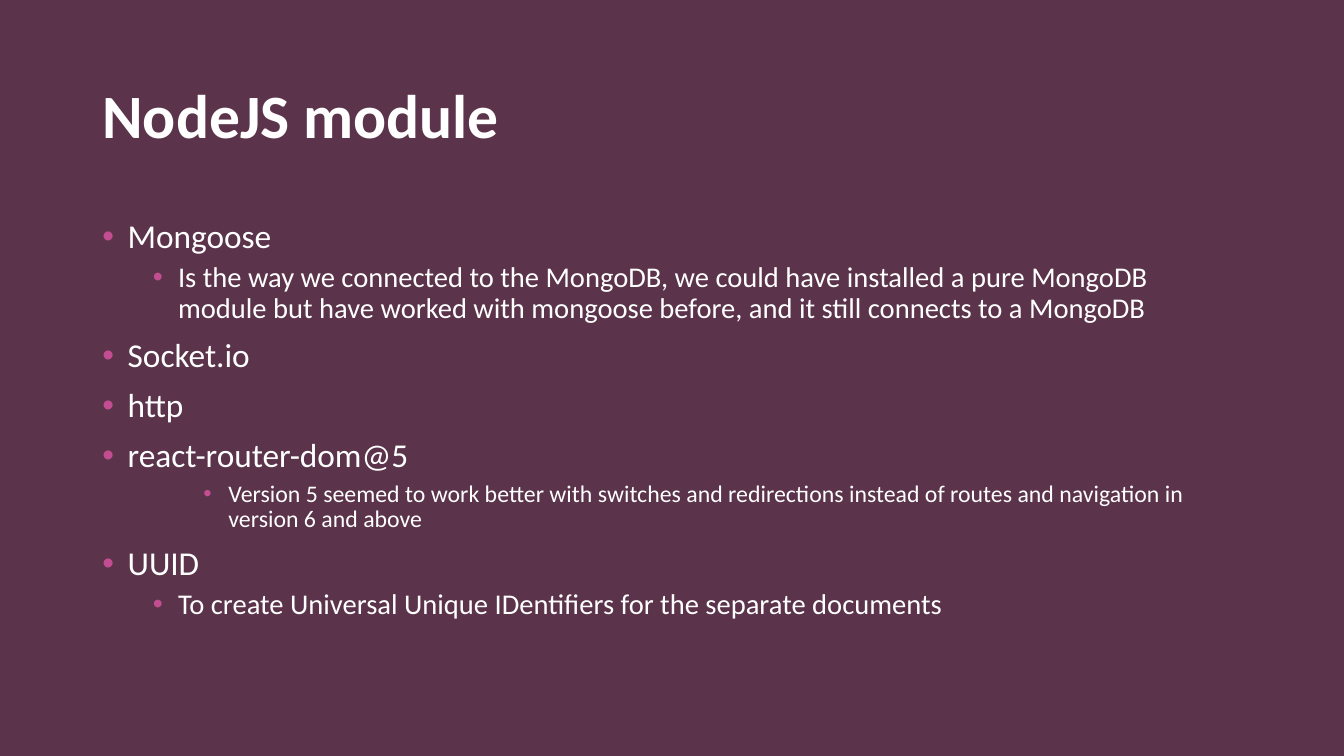
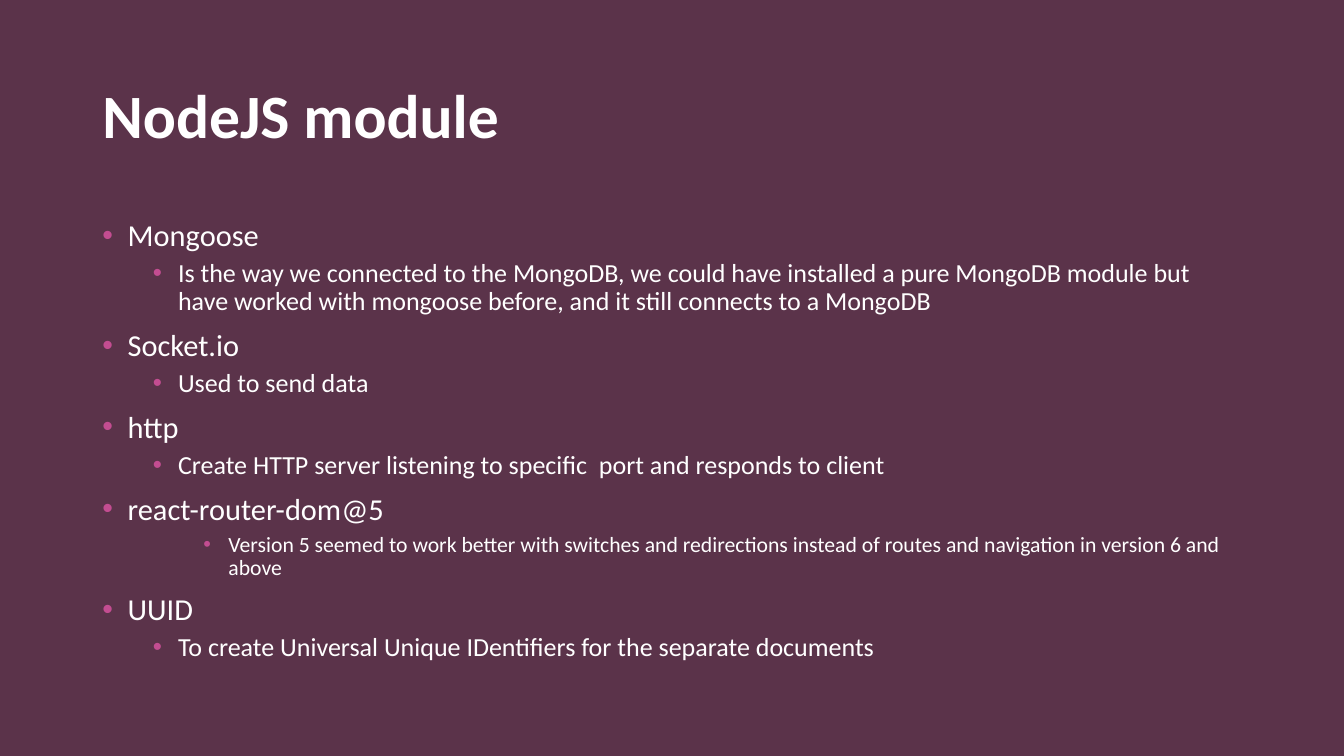
Before and after one commit to Wuggie88/webHenrik, a slide deck: slide 3 of Realtime web applications.pptx. Drawn at 1344x756 pixels with LibreOffice and Linux fonts; fonts in the diff are those of the drawing; background and template pictures are left out. Boxes give left, top, right and bottom in pixels: in the first picture for what was removed or moved away, otherwise in the second. Text is boxed around its words. In the diff, an @@ line names an element or a change of style, - is before the commit and + after.

Commit message:
update

```diff
--- a/Realtime web applications.pptx
+++ b/Realtime web applications.pptx
@@ text at bbox=[128, 226, 1219, 660]: size 23.8 to 21.7 pt in "Mongoose", "Socket.io", "http", "react-router-dom@5" and 1 more places; size 20.4 to 18.6 pt in "Is the way we connected to the ...", "To create Universal Unique IDentifiers for the ..."; size 17 to 15.5 pt in "Version 5 seemed to work better with ..." @@
@@ text at bbox=[178, 374, 369, 392]: paragraph added @@
+  • Used to send data
@@ text at bbox=[178, 456, 884, 479]: paragraph added @@
+  • Create HTTP server listening to specific port and responds to client
```
